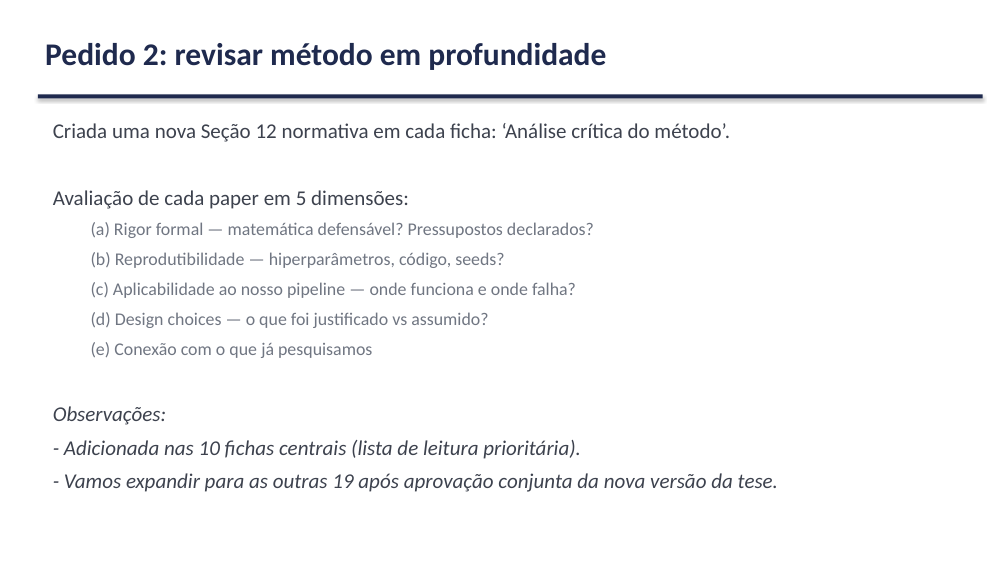
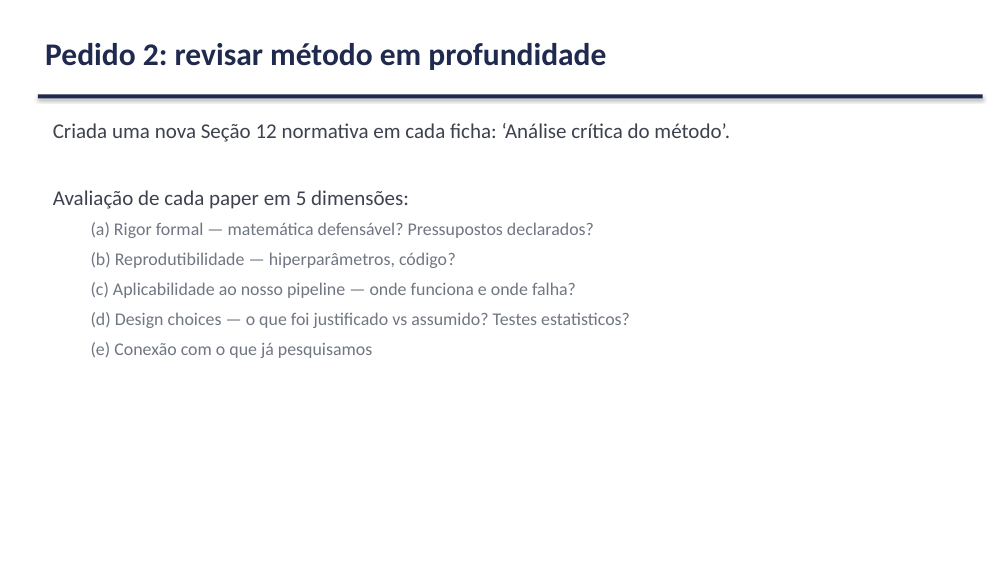
Before and after one commit to marcellozzetti/Facial-Recognition-Models-Mitigating-Bias, a slide deck: slide 8 of docs/ativo/material_reuniao_orientador_v3.2.1.pptx. Drawn at 1008x567 pixels with LibreOffice and Linux fonts; fonts in the diff are those of the drawing. Boxes give left, top, right and bottom in pixels: in the first picture for what was removed or moved away, otherwise in the second. Text is boxed around its words. In the diff, an @@ line names an element or a change of style, - is before the commit and + after.

```diff
--- a/docs/ativo/material_reuniao_orientador_v3.2.1.pptx
+++ b/docs/ativo/material_reuniao_orientador_v3.2.1.pptx
@@ text at box(91, 252, 456, 268): text changed @@
-  (b) Reprodutibilidade — hiperparâmetros, código, seeds?
+  (b) Reprodutibilidade — hiperparâmetros, código?
@@ text at box(91, 312, 630, 328): text changed @@
-  (d) Design choices — o que foi justificado vs assumido?
+  (d) Design choices — o que foi justificado vs assumido? Testes estatisticos?
@@ text at box(53, 406, 778, 492): paragraphs removed @@
-Observações:
-- Adicionada nas 10 fichas centrais (lista de leitura prioritária).
-- Vamos expandir para as outras 19 após aprovação conjunta da nova versão da tese.
```
Also in this commit, not shown: 9 other slides changed, 1 slide added, 1 other file.
